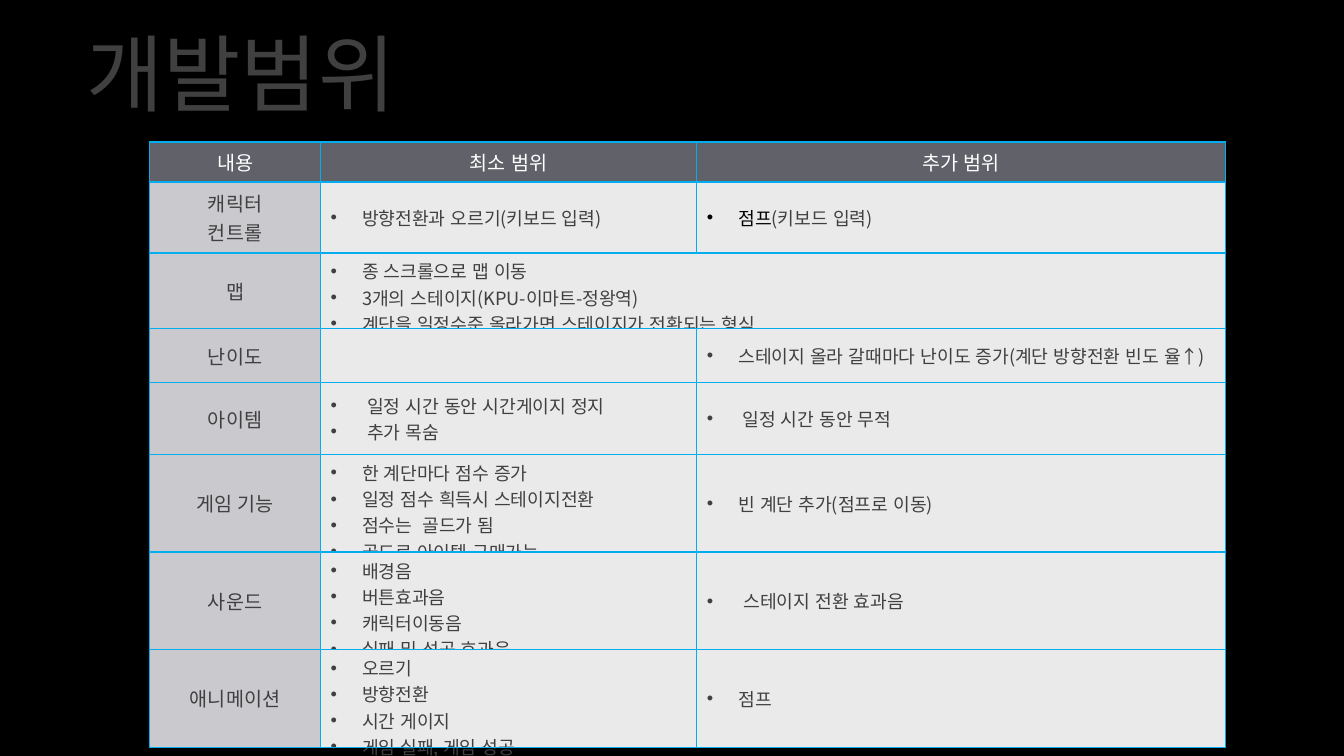
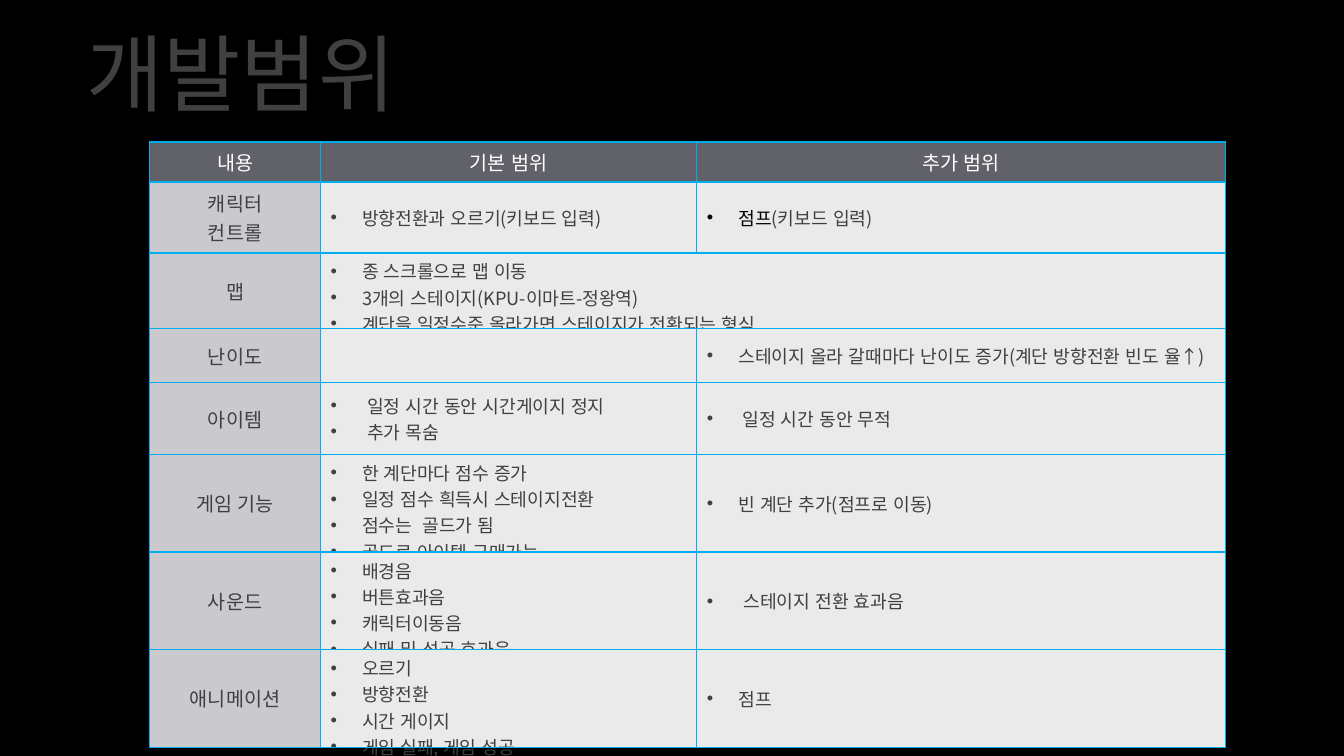
Before and after one commit to EomDongyeon/2DGP, a slide deck: slide 3 of 2차발표_2015180023엄동연.pptx. Drawn at 1344x756 pixels with LibreOffice and Linux fonts; fonts in the diff are those of the drawing; background and template pictures are left out. Boxes give left, top, right and bottom in pixels: in the first picture for what was removed or moved away, otherwise in the second. Text is boxed around its words. In the diff, an @@ line names an element or a change of style, - is before the commit and + after.

```diff
--- a/2차발표_2015180023엄동연.pptx
+++ b/2차발표_2015180023엄동연.pptx
@@ table at [150, 142, 1225, 756] @@
-row 1, column 2: 최소 범위
+row 1, column 2: 기본 범위
```
Also in this commit, not shown: 2 other slides changed, 5 other files.
